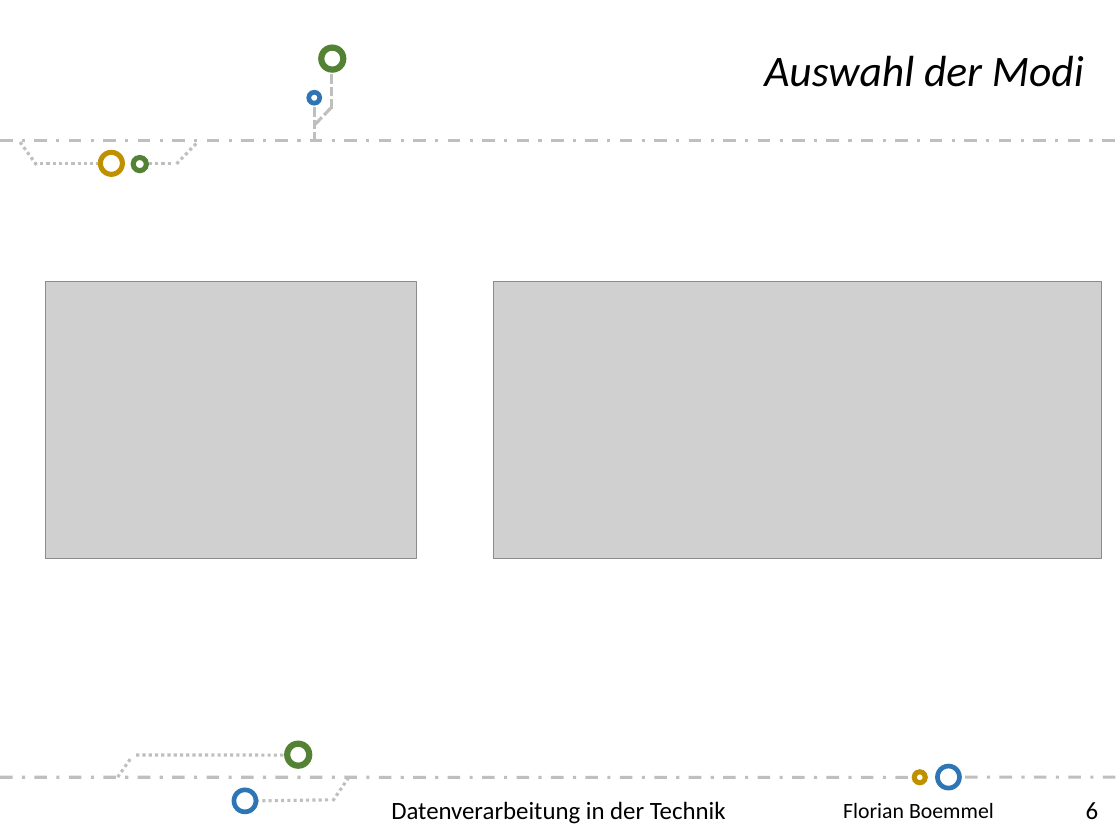
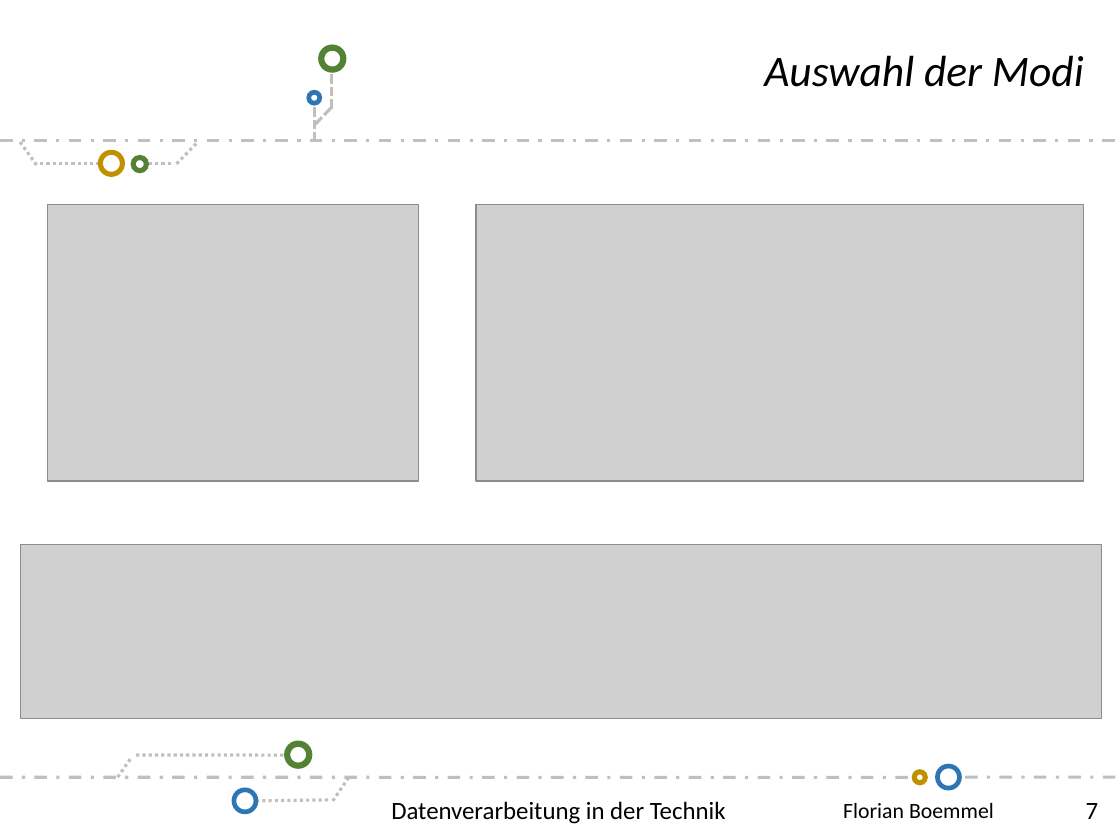
Before and after one commit to scd42636/DT_WS1718_02_StarCar, a slide deck: slide 7 of dokumentation/bof31844/Folien-Florian-Boemmel.pptx (slide 6 before the commit). Drawn at 1120x840 pixels with LibreOffice and Linux fonts; fonts in the diff are those of the drawing; grey boxes stand for pictures; background and template pictures are left out. Boxes give left, top, right and bottom in pixels: in the first picture for what was removed or moved away, otherwise in the second. Text is boxed around its words. In the diff, an @@ line names an element or a change of style, - is before the commit and + after.

```diff
--- a/dokumentation/bof31844/Folien-Florian-Boemmel.pptx
+++ b/dokumentation/bof31844/Folien-Florian-Boemmel.pptx
@@ picture: place and size @@
-picture at [46, 282, 417, 559]
+picture at [47, 205, 418, 482]
@@ picture: place and size @@
-picture at [494, 282, 1102, 559]
+picture at [476, 205, 1084, 482]
@@ picture added at [20, 544, 1101, 718] @@
@@ page number at [1086, 803, 1099, 819]: text changed @@
-6
+7
```
Also in this commit, not shown: 3 other slides changed, 2 slides added, 2 other files.
